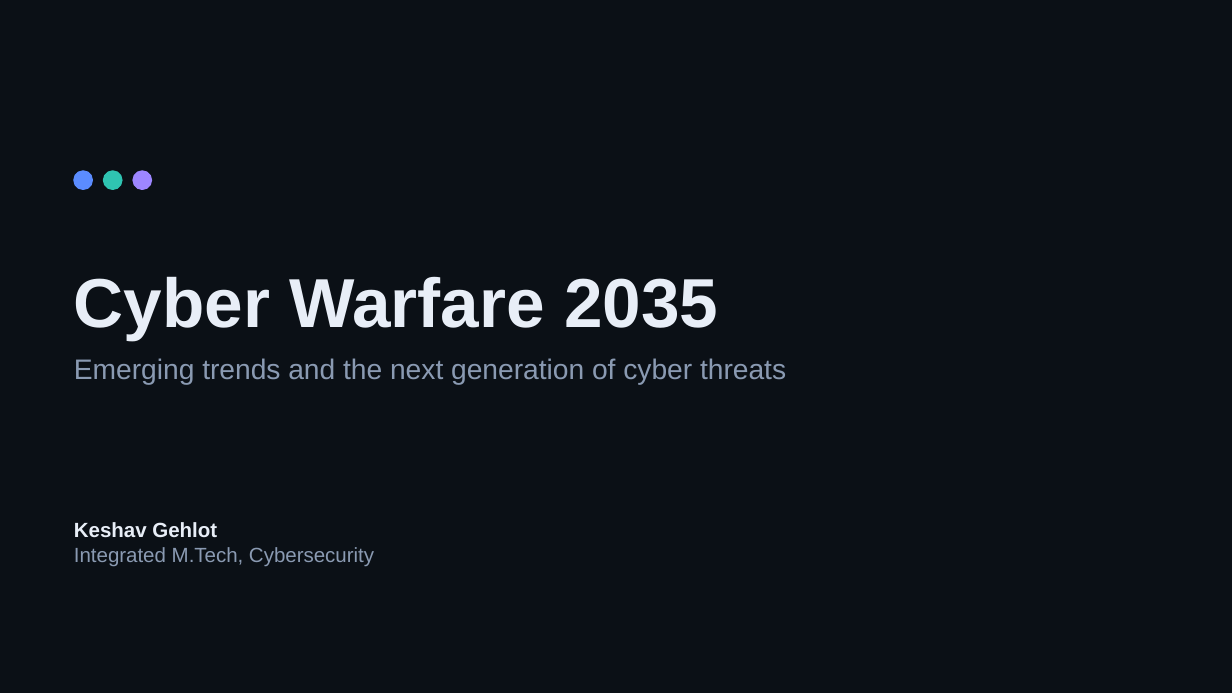
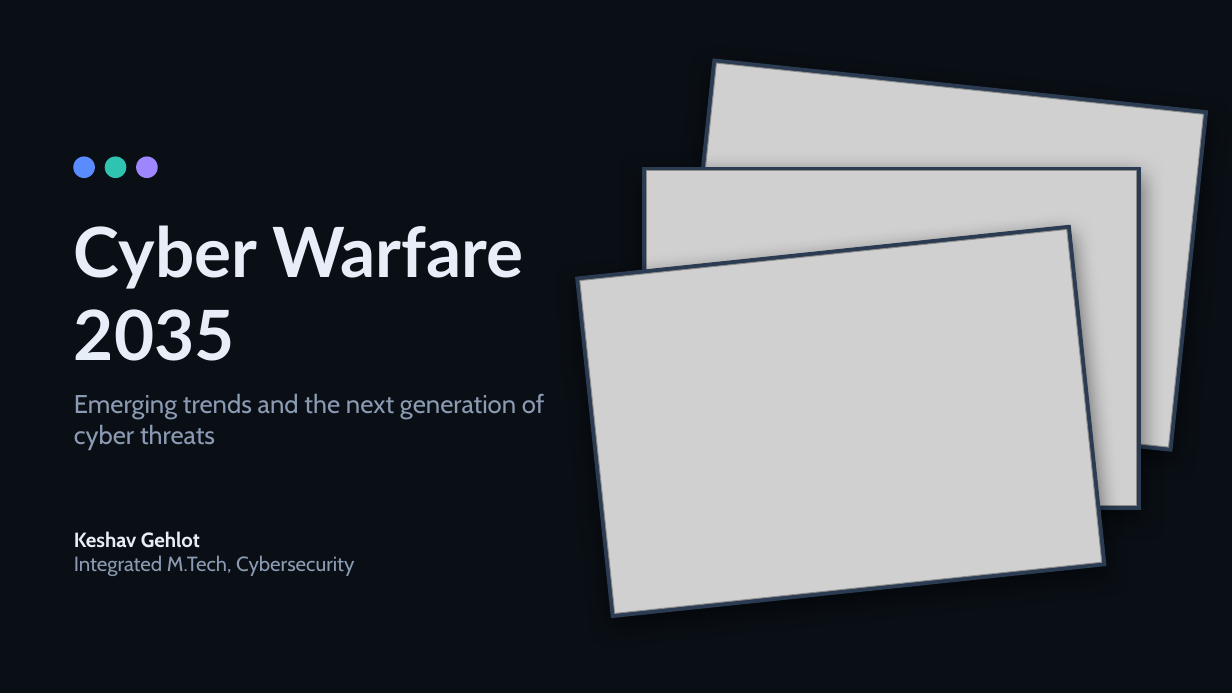
Before and after one commit to Keshav-gehlot/cyberwarfare-roleplay, a slide deck: slide 1 of 04_presentation.pptx. Drawn at 1232x693 pixels with LibreOffice and Linux fonts; fonts in the diff are those of the drawing; grey boxes stand for pictures. Boxes give left, top, right and bottom in pixels: in the first picture for what was removed or moved away, otherwise in the second. Text is boxed around its words. In the diff, an @@ line names an element or a change of style, - is before the commit and + after.

```diff
--- a/04_presentation.pptx
+++ b/04_presentation.pptx
@@ background #0B1016 to #0A0F15 @@
@@ rectangle added at <box>678,59,1208,451</box>, fill #2A3B52, outline #2A3B52 1 pt @@
@@ picture added at <box>682,63,1204,447</box> @@
@@ ellipse: place and size @@
-ellipse at <box>74,171,92,189</box>
+ellipse at <box>74,157,94,177</box>
@@ ellipse: place and size @@
-ellipse at <box>104,171,122,189</box>
+ellipse at <box>105,157,126,177</box>
@@ ellipse: place and size @@
-ellipse at <box>133,171,152,189</box>
+ellipse at <box>137,157,157,177</box>
@@ rectangle added at <box>643,167,1141,509</box>, fill #2A3B52, outline #2A3B52 1 pt @@
@@ picture added at <box>647,171,1137,506</box> @@
@@ title "Cyber Warfare 2035": place and size @@
-title "Cyber Warfare 2035" at <box>74,276,718,340</box>
+title "Cyber Warfare 2035" at <box>74,225,523,361</box>
@@ title "Cyber Warfare 2035" at <box>74,225,523,361</box>: font Arial to Lato @@
@@ rectangle added at <box>576,225,1106,617</box>, fill #2A3B52, outline #2A3B52 1 pt @@
@@ picture added at <box>580,229,1102,613</box> @@
@@ text "Emerging trends and the next ...": place and size @@
-text "Emerging trends and the next ..." at <box>74,358,786,385</box>
+text "Emerging trends and the next ..." at <box>74,393,545,450</box>
@@ text "Emerging trends and the next ..." at <box>74,393,545,450</box>: size 22 to 20 pt, font Arial to Cabin, text colour #8A9AB2 to #8B9BB3 @@
@@ text "Keshav Gehlot": place and size @@
-text "Keshav Gehlot" at <box>74,522,374,566</box>
+text "Keshav Gehlot" at <box>74,531,354,576</box>
@@ text "Keshav Gehlot" at <box>74,531,354,576</box>: font Arial to Cabin; text colour #8A9AB2 to #8B9BB3 in "Integrated M.Tech, Cybersecurity" @@
```
Also in this commit, not shown: 10 other slides changed, 2 slides added, 1 slide removed, 10 other files.
